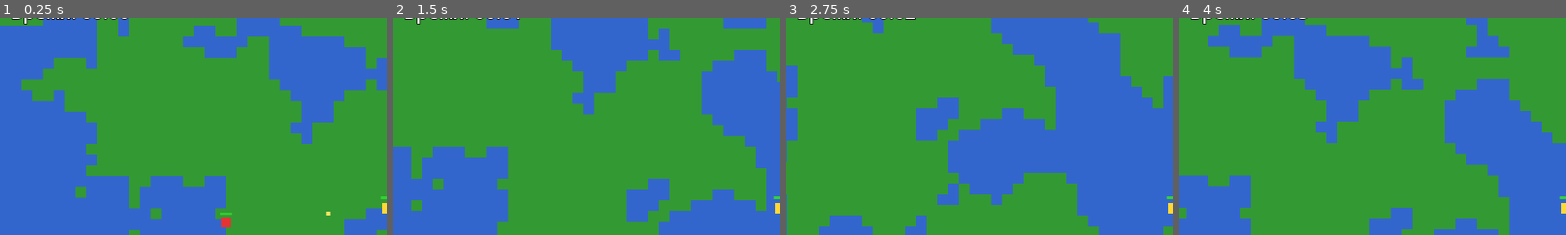
Above: before the commit, frames 1-4 (left to right).
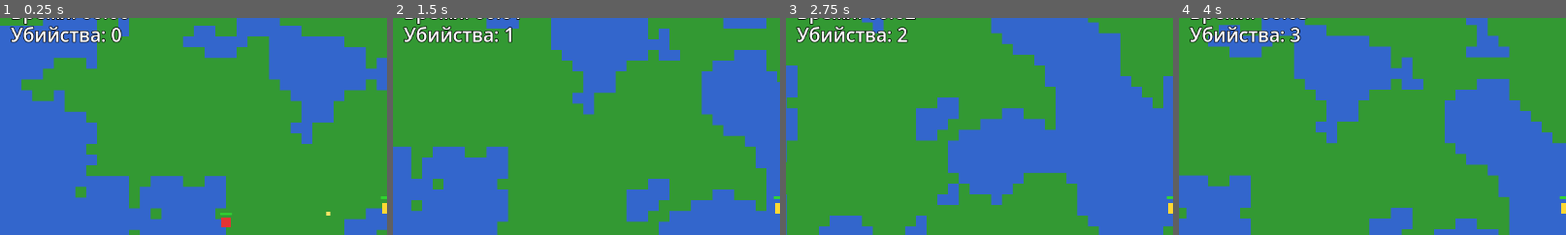
Above: after the commit, the same moments.

Repository: aegissana-sudo/vada
Game: Godot game, scene res://Main.tscn
The game is run twice, just before and just after one commit, with the same random seed, the same clock (stepped at 60 frames per second) and the same inputs.
Inputs:
- Up to frame 1 (0.25 s): no input
- Up to frame 2 (1.5 s): tap Enter at 0.5 s; hold Right (ui_right) 0.53-1.28 s; hold Down (ui_down) from 1.28 s (still down)
- Up to frame 3 (2.75 s): release Down (ui_down) at 2.03 s; hold Right (ui_right) from 2.03 s (still down)
- Up to frame 4 (4 s): release Right (ui_right) at 2.78 s; hold Up (ui_up) 2.78-3.53 s; hold Left (ui_left) from 3.53 s (still down)
The pictures show only the part of the screen within x 0-50%, y 6-56%; the shares and areas given below are measured in that part.

The runs differ from the first frame. In frame 1, 1.4% of the frame differs, in the area x 2-32%, y 3-12%; in frame 2, 1.3%; in frame 3, 1.3%; in frame 4, 1.3%.

Commit message:
Добавить счётчик убийств монстров

Diff:
--- a/Main.tscn
+++ b/Main.tscn
@@ -36,6 +36,15 @@
 offset_right = 240.0
 offset_bottom = 48.0
 text = "Время: 0.0 с"
+label_settings = SubResource("2")
+
+[node name="KillCounterLabel" type="Label" parent="CanvasLayer"]
+layout_mode = 0
+offset_left = 16.0
+offset_top = 46.0
+offset_right = 240.0
+offset_bottom = 82.0
+text = "Убийства: 0"
 label_settings = SubResource("2")
 
 [node name="InventoryUI" type="Control" parent="CanvasLayer"]
--- a/scripts/enemy.gd
+++ b/scripts/enemy.gd
@@ -1,4 +1,6 @@
 extends CharacterBody2D
+
+signal died
 
 @export var speed := 80.0
 @export var max_health := 3
@@ -48,6 +50,7 @@
     _health -= amount
     queue_redraw()
     if _health <= 0:
+        died.emit()
         queue_free()
 
 func _draw() -> void:
--- a/scripts/world.gd
+++ b/scripts/world.gd
@@ -10,6 +10,7 @@
 @onready var tile_map: TileMap = $TileMap
 @onready var player: CharacterBody2D = $Player
 @onready var survival_timer_label: Label = $CanvasLayer/SurvivalTimerLabel
+@onready var kill_counter_label: Label = $CanvasLayer/KillCounterLabel
 @onready var game_over_menu: Control = $CanvasLayer/GameOverMenu
 @onready var game_over_time_label: Label = $CanvasLayer/GameOverMenu/CenterContainer/VBoxContainer/TimeLabel
 @onready var retry_button: Button = $CanvasLayer/GameOverMenu/CenterContainer/VBoxContainer/RetryButton
@@ -21,6 +22,7 @@
 var _enemy_script := preload("res://scripts/enemy.gd")
 var _game_over := false
 var _survival_time := 0.0
+var _kill_count := 0
 
 func _ready() -> void:
     noise.seed = randi()
@@ -28,6 +30,7 @@
     _setup_tileset()
     _update_chunks()
     _update_survival_ui()
+    _update_kill_counter_ui()
     player.died.connect(_on_player_died)
     retry_button.pressed.connect(_on_retry_button_pressed)
 
@@ -44,6 +47,10 @@
     var text := "Время: %s" % formatted_time
     survival_timer_label.text = text
     game_over_time_label.text = "Продержались: %s" % formatted_time
+
+
+func _update_kill_counter_ui() -> void:
+    kill_counter_label.text = "Убийства: %d" % _kill_count
 
 func _format_survival_time(total_seconds: float) -> String:
     var whole_seconds := int(total_seconds)
@@ -115,7 +122,15 @@
     var offset := Vector2(cos(angle), sin(angle)) * enemy_spawn_radius
     enemy.global_position = player.global_position + offset
     enemy.target = player
+    enemy.died.connect(_on_enemy_died)
     add_child(enemy)
+
+func _on_enemy_died() -> void:
+    if _game_over:
+        return
+
+    _kill_count += 1
+    _update_kill_counter_ui()
 
 func _on_player_died() -> void:
     if _game_over:
